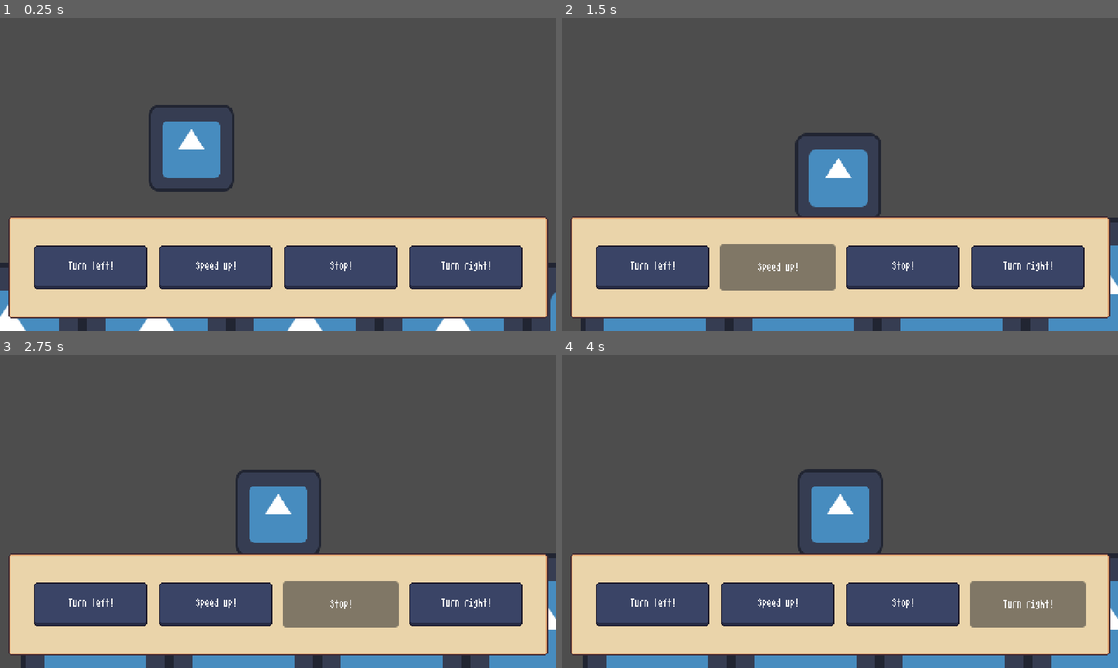
Above: before the commit, frames 1-4 (two rows, left to right).
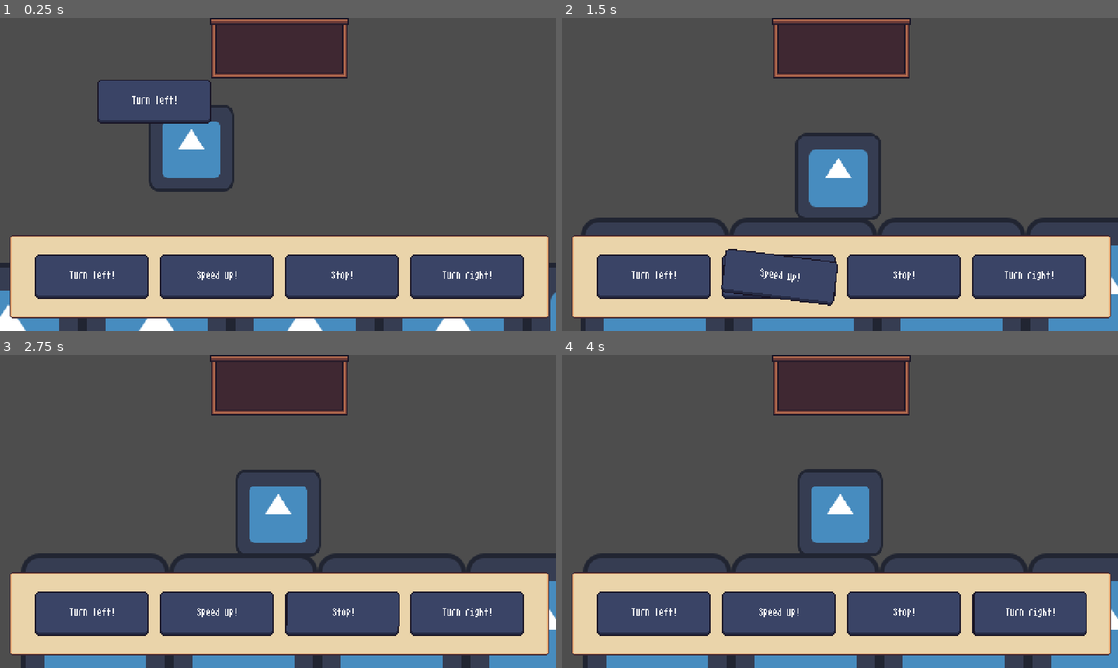
Above: after the commit, the same moments.

Repository: rishitkhare/GMTK-2023
Game: Godot game, scene res://Scenes/node_2d.tscn
Two runs of this game, one before a commit and one after it. Both use one fixed random seed, a clock stepped at 60 frames per second and the inputs below. The engine's default icon, where the game draws it, is replaced by a stand-in: a white triangle on a blue panel in a dark square.
Inputs:
- Up to frame 1 (0.25 s): no input
- Up to frame 2 (1.5 s): click "Turn left!" at 0.5 s; click "Speed up!" at 1.25 s
- Up to frame 3 (2.75 s): click "Stop!" at 2 s
- Up to frame 4 (4 s): click "Turn right!" at 2.75 s; click "Turn right!" at 3.5 s

The runs differ from the first frame. In frame 1, 21% of the frame differs, in the area x 1-99%, y 0-96%; in frame 2, 20%; in frame 3, 20%; in frame 4, 20%.

Commit message:
buttons move

Diff:
--- a/Scenes/UI/UI_buttons.tscn
+++ b/Scenes/UI/UI_buttons.tscn
@@ -1,13 +1,17 @@
-[gd_scene load_steps=3 format=3 uid="uid://bmwccrwq2oq5g"]
+[gd_scene load_steps=5 format=3 uid="uid://bmwccrwq2oq5g"]
 
 [ext_resource type="Theme" uid="uid://1c3l57x5tw85" path="res://UI-Resources/pixel-ui-theme.tres" id="1_gmxt7"]
 [ext_resource type="PackedScene" uid="uid://cgoav5v41i3j3" path="res://Scenes/UI/button.tscn" id="2_gsxab"]
+[ext_resource type="StyleBox" uid="uid://hh20hea1wtu6" path="res://UI-Resources/9rects/slot-9rect.tres" id="4_krxn7"]
+[ext_resource type="Script" path="res://scripts/UI/drag_button.gd" id="4_obn6j"]
 
 [node name="DriverControls" type="Control"]
 layout_mode = 3
 anchors_preset = 15
 anchor_right = 1.0
 anchor_bottom = 1.0
+offset_left = 0.55
+offset_right = 0.549988
 grow_horizontal = 2
 grow_vertical = 2
 theme = ExtResource("1_gmxt7")
@@ -19,7 +23,7 @@
 anchor_right = 1.0
 anchor_bottom = 1.0
 offset_left = 6.0
-offset_top = -100.0
+offset_top = -84.0
 offset_right = -6.0
 offset_bottom = -10.0
 
@@ -65,3 +69,32 @@
 [node name="Button4" parent="Panel/HBoxContainer/CenterContainer4" instance=ExtResource("2_gsxab")]
 layout_mode = 2
 text = "Turn right!"
+
+[node name="Slot" type="Panel" parent="."]
+custom_minimum_size = Vector2(120, 0)
+layout_mode = 1
+anchors_preset = 5
+anchor_left = 0.5
+anchor_right = 0.5
+offset_bottom = 52.0
+grow_horizontal = 2
+theme_override_styles/panel = ExtResource("4_krxn7")
+
+[node name="DraggableButton" type="Control" parent="."]
+anchors_preset = 0
+offset_left = 130.45
+offset_top = 73.0
+offset_right = 130.45
+offset_bottom = 73.0
+script = ExtResource("4_obn6j")
+
+[node name="Button" type="Button" parent="DraggableButton"]
+custom_minimum_size = Vector2(100, 40)
+layout_mode = 0
+offset_left = -48.0
+offset_top = -21.0
+offset_right = 52.0
+offset_bottom = 19.0
+size_flags_horizontal = 3
+focus_mode = 0
+text = "Turn left!"
--- a/Scenes/UI/button.tscn
+++ b/Scenes/UI/button.tscn
@@ -1,7 +1,12 @@
-[gd_scene format=3 uid="uid://cgoav5v41i3j3"]
+[gd_scene load_steps=2 format=3 uid="uid://cgoav5v41i3j3"]
+
+[ext_resource type="Script" path="res://scripts/UI/button.gd" id="1_gscas"]
 
 [node name="Button" type="Button"]
 custom_minimum_size = Vector2(100, 40)
 size_flags_horizontal = 3
 focus_mode = 0
 text = "Turn left!"
+script = ExtResource("1_gscas")
+
+[connection signal="button_down" from="." to="." method="_on_pressed"]
--- /dev/null
+++ b/UI-Resources/9rects/button-pressed.tres
@@ -0,0 +1,10 @@
+[gd_resource type="StyleBoxTexture" load_steps=2 format=3 uid="uid://c6xsifyrb2jv6"]
+
+[ext_resource type="Texture2D" uid="uid://7hjcwo6fi03k" path="res://UI-Resources/images/button-pressed-9rect.png" id="1_51kl6"]
+
+[resource]
+texture = ExtResource("1_51kl6")
+texture_margin_left = 4.0
+texture_margin_top = 4.0
+texture_margin_right = 4.0
+texture_margin_bottom = 5.0
--- /dev/null
+++ b/UI-Resources/9rects/slot-9rect.tres
@@ -0,0 +1,10 @@
+[gd_resource type="StyleBoxTexture" load_steps=2 format=3 uid="uid://hh20hea1wtu6"]
+
+[ext_resource type="Texture2D" uid="uid://ctpj5bca3kbl0" path="res://UI-Resources/images/slot-9rect.png" id="1_vg1i7"]
+
+[resource]
+texture = ExtResource("1_vg1i7")
+texture_margin_left = 6.0
+texture_margin_top = 7.0
+texture_margin_right = 7.0
+texture_margin_bottom = 6.0
--- a/UI-Resources/pixel-ui-theme.tres
+++ b/UI-Resources/pixel-ui-theme.tres
@@ -9,7 +9,9 @@
 Button/colors/font_color = Color(0.960784, 0.960784, 0.960784, 1)
 Button/font_sizes/font_size = 8
 Button/fonts/font = ExtResource("1_7vln2")
+Button/styles/hover = ExtResource("2_wtk2c")
 Button/styles/normal = ExtResource("2_wtk2c")
+Button/styles/pressed = ExtResource("2_wtk2c")
 Label/fonts/font = ExtResource("1_0h1ym")
 Panel/styles/panel = ExtResource("2_7n7uf")
 RichTextLabel/fonts/normal_font = ExtResource("1_0h1ym")
--- /dev/null
+++ b/scripts/UI/button.gd
@@ -0,0 +1,6 @@
+extends Button
+
+@onready var draggable = get_node("../../../../DraggableButton")
+
+func _on_pressed():
+	draggable.start_dragging(self)
--- /dev/null
+++ b/scripts/UI/drag_button.gd
@@ -0,0 +1,35 @@
+extends Control
+
+@onready var dragging = false
+@onready var selected = null
+
+func _input(event):
+	# handle dragging motion (maybe add rotation for fun?)
+	if dragging && event is InputEventMouseMotion:
+		position += event.relative
+		rotation += 0.005 * event.relative.x
+
+
+	# handles when to turn "dragging" off
+	if event is InputEventMouseButton && event.button_index == MOUSE_BUTTON_LEFT:
+		if dragging && event.pressed == true:
+			stop_dragging()
+
+func _process(_delta):
+	rotation *= 0.9 # decel constant
+	rotation = clampf(rotation, -45, 45)
+
+func start_dragging(button):
+	selected = button
+	dragging = true
+	position = selected.global_position - $Button.position
+
+	$Button.text = selected.text
+	visible = true
+
+func stop_dragging():
+	selected = null
+	dragging = false
+
+	$Button.text = "not visible"
+	visible = false
Binary file added: UI-Resources/images/button-pressed-9rect.png
Not shown, added: UI-Resources/images/button-pressed-9rect.png.import
Binary file added: UI-Resources/images/slot-9rect.png
Not shown, added: UI-Resources/images/slot-9rect.png.import
